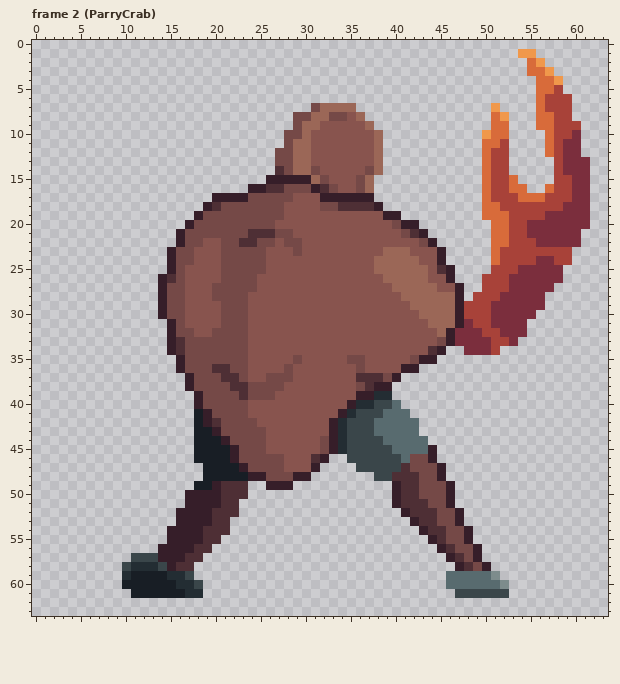
File history of a pixel-art file, Personal_Roberto/ASEPRITE/1. Liora/Liora_Cangrejo.aseprite. Above: the version before the commit.
64x64 pixels, 10 frames. Shown: frame 2 (ParryCrab). The commit also changed other frames, which this record leaves out.
Now the later version:
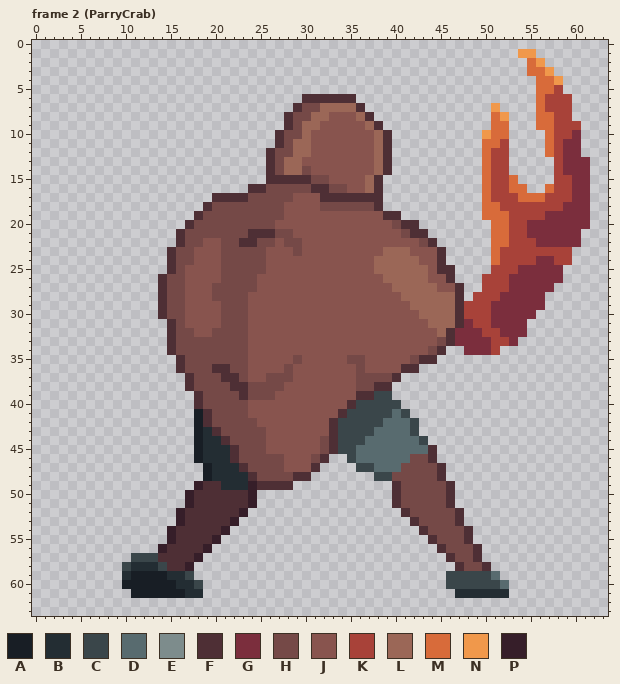
Palette (. is transparent): A #181e25  B #232d33  C #3a464a  D #586b6f  E #7d8c8c  F #4e2f35  G #7b2e3d  H #754947  J #88544e  K #a84239  L #9b6757  M #d86b3a  N #f0984b  P #361e29
Change:
Changed rows in their new state; - is an unchanged pixel.
Frame 2 (ParryCrab), layer "Flattened":
first column x 14:
 6 ----------------FFFFFF-----------------
 7 ---------------FH-----F----------------
 8 --------------F----JJ--F---------------
 9 --------------F---------F--------------
10 -------------F-----------F-------------
11 -------------F-----------F-------------
12 ------------F------------F-------------
13 ------------F-L-J--------F-------------
14 ------------FHL-HJ-----J-F-------------
15 ------------FFFFFH----J-F--------------
16 ----------FFHH---F--H-J-F--------------
17 ------FFFF--------FFFFFFF--------------
18 -----FH-------------HHHHF--------------
19 ----F--------------------FF------------
20 ---F-----------------------FF----------
21 --F--------------------------F---------
22 --F---------------------------F--------
23 -F-----------------------------F-------
24 -F-----------------------------F-------
25 -F------------------------------F------
26 FH------------------------------F------
27 F--------------------------------F-----
28 F--------------------------------F-----
29 F--------------------------------F-----
30 F--------------------------------F-----
31 -F-------------------------------F-----
32 -F------------------------------F------
33 -FH-----------------------------F------
34 -FH---------------------------HF-------
35 --F--------------------------FF--------
36 --F------------------------FF----------
37 ---F------------------HHH-F------------
38 ---F-------------------HFF-------------
39 ----F-----------------FFCC-------------
40 ----F----------------FCC--C------------
41 -----F--------------FC---C-C-----------
42 -----FH------------FC---C---C----------
43 -----BF------------FC-------C----------
44 -----BBF-----------FC--DD----C---------
45 -----BBBF----------FC-DDDD----F--------
46 -----BBBF--------HF---DDDDD---F--------
47 ------BBBF-------F------DDDH---F-------
48 ------BBBBFH---FF---------HHH--F-------
49 ----PFFBBBPFFFF-----------FHH---F------
50 ----FFF---P---------------FHH---F------
51 ----FFF--FP---------------FHHH--F------
52 ---FFF---P-----------------FHHH--F-----
53 ---FFF--P-------------------FHH--F-----
54 --FFF--P---------------------FHH--F----
55 --FFF-P-----------------------FH--F----
56 -FFF-P-------------------------FH--F---
57 FFF-P---------------------------FH-F---
58 -F-P-----------------------------FH-F--
59 --------------------------------CCCCCD-
60 --------------------------------CCCCCCD
61 ---------------------------------BBBBBB
Changed places in both pictures, as pixel boxes (x1, y1, x2, y2):
changed: (158, 94, 509, 598)
